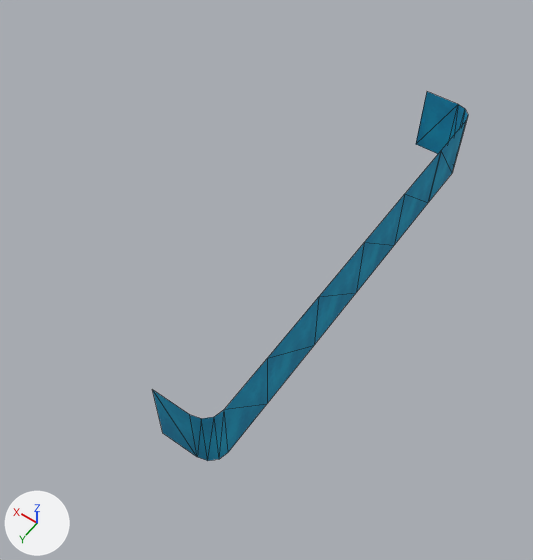
Renders of the glTF model assemblies/Cliff_Cave_Entrance_Waterfall_Wide_Mid.glb from each side of a commit.
One viewpoint serves both versions: a 50 mm lens placed at (-343.0, 292.0, 747.0), pointed at (-5.0, -181.0, 3.0). The lights are fixed; the arrows at lower left show +X, +Y and +Z. The first picture is the older version. Mesh edges are drawn as thin lines. Where no turn or scale is listed for an object, it has been applied to the vertices.

The scene before the commit, as lines of its bpy script (objects in view):
```python
me_object159_007 = bpy.data.meshes.new('object159.007')
me_object159_007.from_pydata(...)  # 16 vertices, 12 faces; spans x -100.0..-25.0, y -150.0..50.0, z -25.0..75.0
me_object159_007.materials.append(mat_waterfall_001)  # picture img_image_1
ob_rootnode_001 = bpy.data.objects.new('RootNode.001', None)
ob_rootnode_001.parent = ob_water_waterfall_mid_left_1x1
ob_rootnode_001.location = (0.0, 0.0, 0.0)
ob_rootnode_002 = bpy.data.objects.new('RootNode.002', None)
ob_rootnode_002.parent = ob_water_waterfall_mid_center_1x1_002
ob_rootnode_002.location = (0.0, 0.0, 0.0)
ob_water_waterfall_mid_left_1x1_001 = bpy.data.objects.new('Water_Waterfall_Mid_Left_1x1.001', me_object159_007)
ob_water_waterfall_mid_left_1x1_001.location = (0.0, 0.0, 0.0)
# also in view: 'Water_Waterfall_Mid_Center_1x1.001' at (-100.0, -300.0, 25.0); 'Water_Waterfall_Mid_Center_1x1.003' at (-100.0, -200.0, 25.0); 'Water_Waterfall_Mid_Right_1x1.001' at (-62.0, -450.0, 25.0)
```
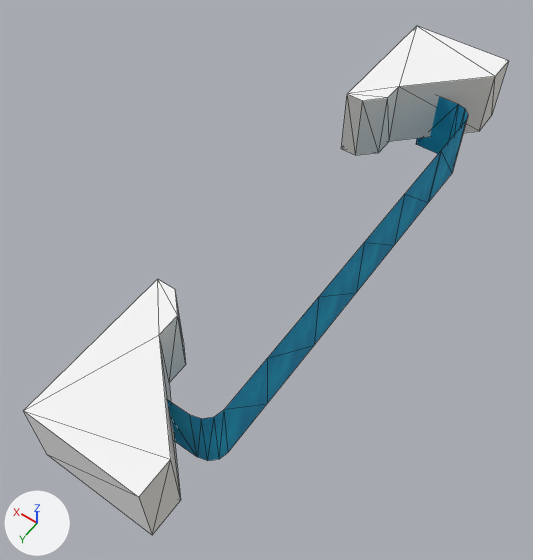
ob_rootnode_001 is not drawn itself; it is the parent of ob_cave_edge_esse_mid_2x3_001.
ob_rootnode_002 is not drawn itself; it is the parent of ob_water_waterfall_mid_center_1x1_003.

Where the change shows, as pixel boxes [x1, y1, x2, y2] in the pictures (533 x 560 px):
```json
{"object": "Cave_Edge_Esse_Mid_2x3.003", "change": "added", "after": [23, 279, 186, 535], "faces in mat_hidden (white #f8f8f8)": [23, 279, 178, 535], "faces in mat_cliff_face (light grey #e0ddd7)": [139, 292, 186, 535]}
{"object": "Cave_Edge_Esse_Mid_2x3.001", "change": "added", "after": [341, 26, 508, 155], "faces in mat_cliff_face (light grey #e0ddd7)": [341, 62, 508, 155], "faces in mat_hidden (white #f8f8f8)": [347, 26, 508, 101]}
{"object": "Water_Waterfall_Mid_Center_1x1.003", "change": "reshaped", "before": [314, 243, 364, 345], "after": [314, 243, 364, 345]}
```

The change, as JSON lines over the scene's bpy script:
```json
{"op": "add", "block": "mat_hidden_green", "code": ["mat_hidden_green = principled_material('Hidden Green')", "mat_hidden_green.base_color = (0.718, 0.984, 0.577)  # green #dcfdc8", "mat_hidden_green.roughness = 1.0"]}
{"op": "add", "block": "mat_hidden", "code": ["mat_hidden = principled_material('Hidden')", "mat_hidden.base_color = (0.941, 0.941, 0.941)  # white #f8f8f8", "mat_hidden.roughness = 1.0"]}
{"op": "add", "block": "mat_cliff_face", "code": ["mat_cliff_face = principled_material('Cliff Face')", "mat_cliff_face.base_color = (0.749, 0.726, 0.682)  # light grey #e0ddd7", "mat_cliff_face.roughness = 1.0"]}
{"op": "add", "block": "me_object4_006", "code": ["me_object4_006 = bpy.data.meshes.new('object4.006')", "me_object4_006.from_pydata([(-1.0, -1.0, 1.5), (0.5, 0.0, 1.5), (-1.0, 0.0, 1.5), (0.0, 0.0, 0.05), (-1.0, 0.0, 1.05), (0.5, -1.0, 1.5), (-1.0, -1.0, 1.05), (0.0, -1.0, 0.05), (0.5, 0.0, -0.5), (0.25, 0.0, -0.5), (0.0, 0.0, -0.25), (0.0, -1.0, -0.25), (0.5, -1.0, -0.5), (0.25, -1.0, -0.5)], [], [(0, 1, 2), (3, 4, 1), (5, 6, 7), (0, 5, 1), (4, 2, 1), (1, 8, 3), (8, 9, 10), (3, 8, 10), (7, 11, 12), (11, 13, 12), (12, 5, 7), (5, 0, 6), (6, 2, 4), (7, 4, 3), (11, 3, 10), (13, 10, 9), (12, 9, 8), (6, 0, 2), (7, 6, 4), (11, 7, 3), (13, 11, 10), (12, 13, 9), (5, 8, 1), (5, 12, 8)])", "for i in [*range(12, 22)]: me_object4_006.polygons[i].material_index = 1", "for i in [22, 23]: me_object4_006.polygons[i].material_index = 2", "me_object4_006.materials.append(mat_hidden)  # white #f8f8f8", "me_object4_006.materials.append(mat_cliff_face)  # light grey #e0ddd7", "me_object4_006.materials.append(mat_hidden_green)  # green #dcfdc8"]}
{"op": "set", "path": "ob_rootnode_001.parent", "old": "ob_water_waterfall_mid_left_1x1", "new": "ob_cave_edge_esse_mid_2x3"}
{"op": "set", "path": "ob_rootnode_002.parent", "old": "ob_water_waterfall_mid_center_1x1_002", "new": "ob_cave_edge_esse_mid_2x3_002"}
{"op": "add", "block": "ob_cave_edge_esse_mid_2x3_002", "code": ["ob_cave_edge_esse_mid_2x3_002 = bpy.data.objects.new('Cave_Edge_Esse_Mid_2x3.002', None)", "ob_cave_edge_esse_mid_2x3_002.location = (0.0, 0.0, 0.0)"]}
{"op": "add", "block": "ob_cave_edge_esse_mid_2x3", "code": ["ob_cave_edge_esse_mid_2x3 = bpy.data.objects.new('Cave_Edge_Esse_Mid_2x3', None)", "ob_cave_edge_esse_mid_2x3.location = (0.0, -500.0, 0.0)", "ob_cave_edge_esse_mid_2x3.rotation_euler = (0.0, 0.0, 3.142)  # degrees (0, 0, 180)", "ob_cave_edge_esse_mid_2x3.scale = (-1.0, 1.0, 1.0)"]}
{"op": "add", "block": "ob_cave_edge_esse_mid_2x3_003", "code": ["ob_cave_edge_esse_mid_2x3_003 = bpy.data.objects.new('Cave_Edge_Esse_Mid_2x3.003', me_object4_006)", "ob_cave_edge_esse_mid_2x3_003.parent = ob_rootnode_002", "ob_cave_edge_esse_mid_2x3_003.location = (0.0, 0.0, 0.0)", "ob_cave_edge_esse_mid_2x3_003.rotation_euler = (-1.571, 0.0, 0.0)  # degrees (-90, 0, 0)", "ob_cave_edge_esse_mid_2x3_003.scale = (100.0, 100.0, 100.0)"]}
{"op": "add", "block": "ob_cave_edge_esse_mid_2x3_001", "code": ["ob_cave_edge_esse_mid_2x3_001 = bpy.data.objects.new('Cave_Edge_Esse_Mid_2x3.001', me_object4_006)", "ob_cave_edge_esse_mid_2x3_001.parent = ob_rootnode_001", "ob_cave_edge_esse_mid_2x3_001.location = (0.0, 0.0, 0.0)", "ob_cave_edge_esse_mid_2x3_001.rotation_euler = (-1.571, 0.0, 0.0)  # degrees (-90, 0, 0)", "ob_cave_edge_esse_mid_2x3_001.scale = (100.0, 100.0, 100.0)"]}
```
